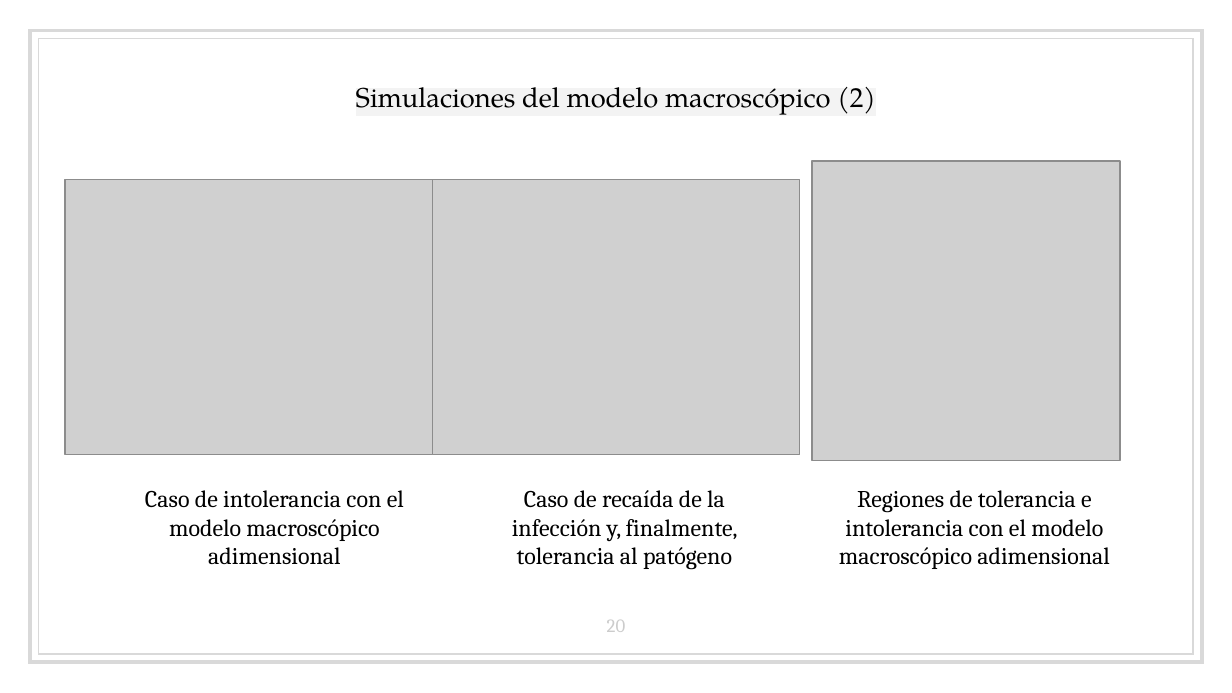
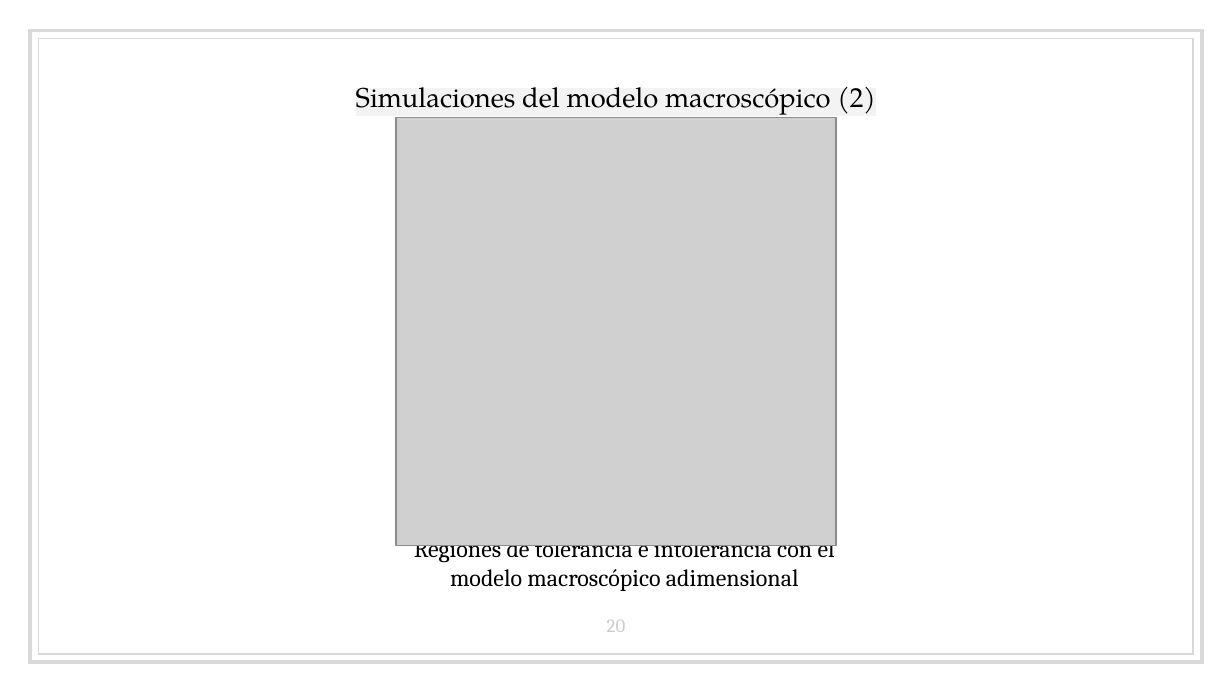
Before and after one commit to bserranoanton/TFG-mates, a slide deck: slide 20 of Defensa/transparenciasDefensa.pptx. Drawn at 1232x693 pixels with LibreOffice and Linux fonts; fonts in the diff are those of the drawing; grey boxes stand for pictures. Boxes give left, top, right and bottom in pixels: in the first picture for what was removed or moved away, otherwise in the second. Text is boxed around its words. In the diff, an @@ line names an element or a change of style, - is before the commit and + after.

```diff
--- a/Defensa/transparenciasDefensa.pptx
+++ b/Defensa/transparenciasDefensa.pptx
@@ picture: place and size @@
-picture at [812,161,1120,461]
+picture at [395,117,835,545]
@@ picture removed at [65,179,432,455] @@
@@ picture removed at [432,179,800,455] @@
@@ text removed at [145,490,404,564] @@
-Caso de intolerancia con el modelo macroscópico adimensional
@@ text removed at [512,490,738,570] @@
-Caso de recaída de la infección y, finalmente, tolerancia al patógeno
@@ text "Regiones de tolerancia e intolerancia ..." rewrapped from [839,490,1110,569] to [414,545,835,591] @@
```
Also in this commit, not shown: 9 other slides changed, 1 slide added, 1 slide removed, 8 other files.
